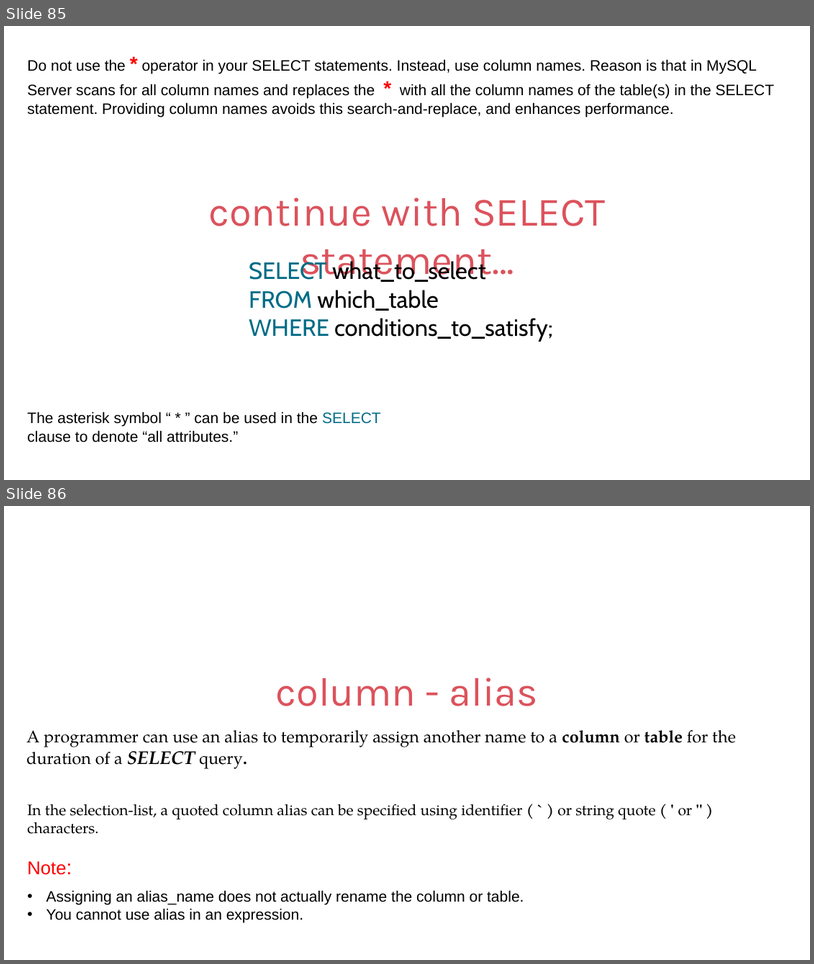
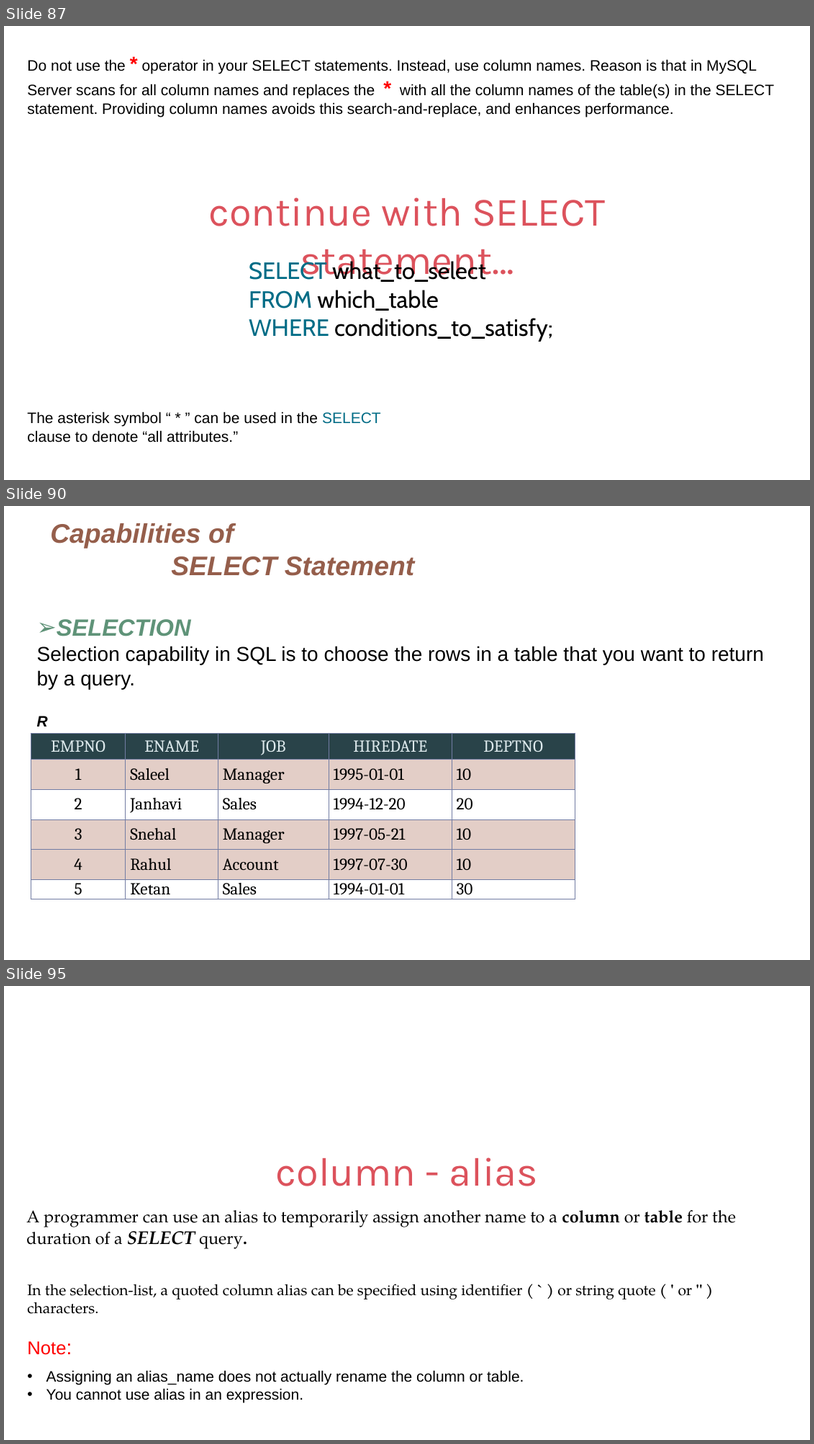
Before and after one commit to ABHAYB642/PG-DAC-All-Subjects, a slide deck: Database/IET MySQL PPT Ver9.pptx. Shown one above the other, each under a label of ours: slides 85 and 86 before the commit, slides 87, 90 and 95 after it; the slides between them are not shown. The pictures are 814x964 and 814x1444 pixels, drawn with LibreOffice and Linux fonts; fonts in the diff are those of the drawing. Boxes give left, top, right and bottom in pixels: in the first picture for what was removed or moved away, otherwise in the second. Text is boxed around its words. In the diff, an @@ line names an element or a change of style, - is before the commit and + after.

```diff
--- a/Database/IET MySQL PPT Ver9.pptx
+++ b/Database/IET MySQL PPT Ver9.pptx
@@ slide 90 added at bbox=[4, 506, 810, 960], background #FFFFFF @@
@@ title added at bbox=[50, 523, 414, 576], 32 pt, text #955E4B, bold, italic @@
+Capabilities of
+SELECT Statement
@@ text added at bbox=[37, 619, 764, 689], 24 pt, text #000000 @@
+➢ SELECTION
+Selection capability in SQL is to choose the rows in a table that you want to return by a query.
@@ text added at bbox=[37, 716, 48, 726], 18 pt, text #000000, bold, italic @@
+R
@@ table added at bbox=[31, 733, 576, 899], 6 rows, 5 columns @@
+EMPNO | ENAME | JOB | HIREDATE | DEPTNO
+1 | Saleel | Manager | 1995-01-01 | 10
+2 | Janhavi | Sales | 1994-12-20 | 20
+3 | Snehal | Manager | 1997-05-21 | 10
+4 | Rahul | Account | 1997-07-30 | 10
+5 | Ketan | Sales | 1994-01-01 | 30
@@ what was slide 85 is now slide 87 @@
@@ what was slide 86 is now slide 95 @@
```
Also in this commit, not shown: 4 slides changed, 83 other slides added.
